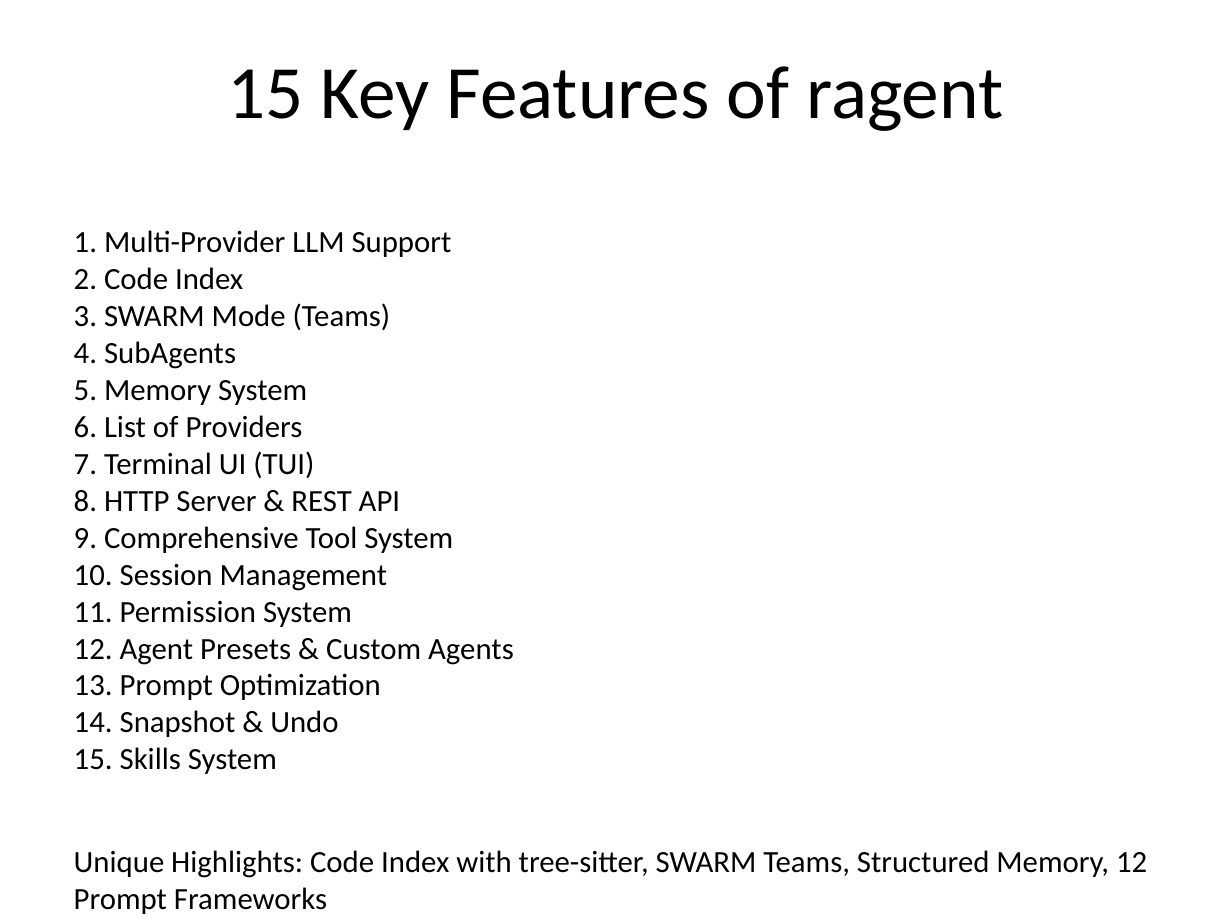
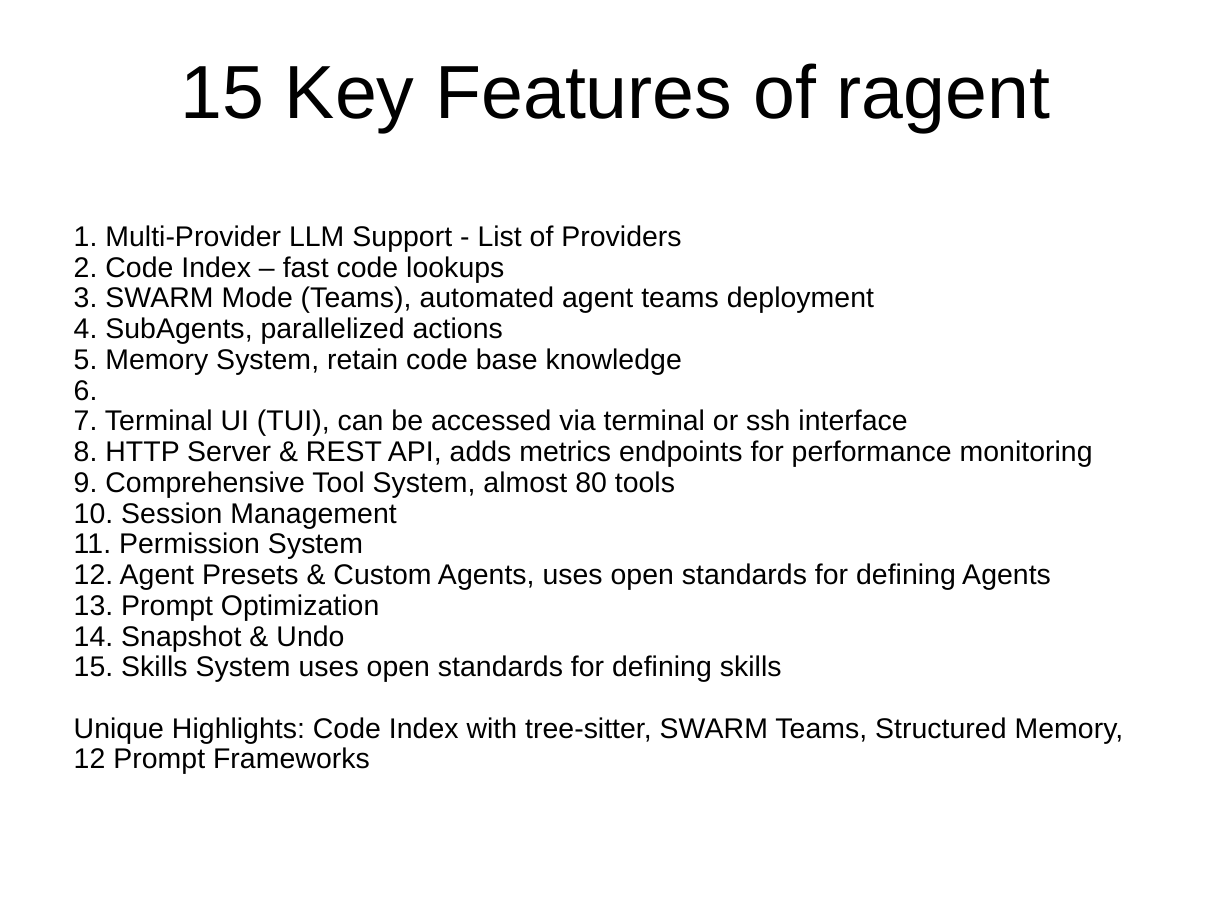
Before and after one commit to thawkins/ragent, a slide deck: slide 6 of RAGENTPRES.pptx. Drawn at 1232x924 pixels with LibreOffice and Linux fonts; fonts in the diff are those of the drawing. Boxes give left, top, right and bottom in pixels: in the first picture for what was removed or moved away, otherwise in the second. Text is boxed around its words. In the diff, an @@ line names an element or a change of style, - is before the commit and + after.

```diff
--- a/RAGENTPRES.pptx
+++ b/RAGENTPRES.pptx
@@ title "15 Key Features of ragent" at (180, 63, 1050, 132): font Calibri to Arial @@
@@ text at (74, 225, 1093, 498): text changed; size 18 to 16.6 pt; font Calibri to Arial @@
-1. Multi-Provider LLM Support
-2. Code Index
-3. SWARM Mode (Teams)
-4. SubAgents
-5. Memory System
-6. List of Providers
-7. Terminal UI (TUI)
-8. HTTP Server & REST API
-9. Comprehensive Tool System
+1. Multi-Provider LLM Support - List of Providers
+2. Code Index – fast code lookups
+3. SWARM Mode (Teams), automated agent teams deployment
+4. SubAgents, parallelized actions
+5. Memory System, retain code base knowledge
+6.
+7. Terminal UI (TUI), can be accessed via terminal or ssh interface
+8. HTTP Server & REST API, adds metrics endpoints for performance monitoring
+9. Comprehensive Tool System, almost 80 tools
@@ text at (74, 502, 1124, 774): size 18 to 16.6 pt, font Calibri to Arial in "10. Session Management", "11. Permission System", "13. Prompt Optimization", "14. Snapshot & Undo" and 1 more places; line spacing 1 to 0.9 @@
@@ text at (74, 563, 1051, 590): text changed; size 18 to 16.6 pt; font Calibri to Arial @@
-12. Agent Presets & Custom Agents
+12. Agent Presets & Custom Agents, uses open standards for defining Agents
@@ text at (74, 655, 782, 682): text changed; size 18 to 16.6 pt; font Calibri to Arial @@
-15. Skills System
+15. Skills System uses open standards for defining skills
```
Also in this commit, not shown: 38 other slides changed, 12 other files.
